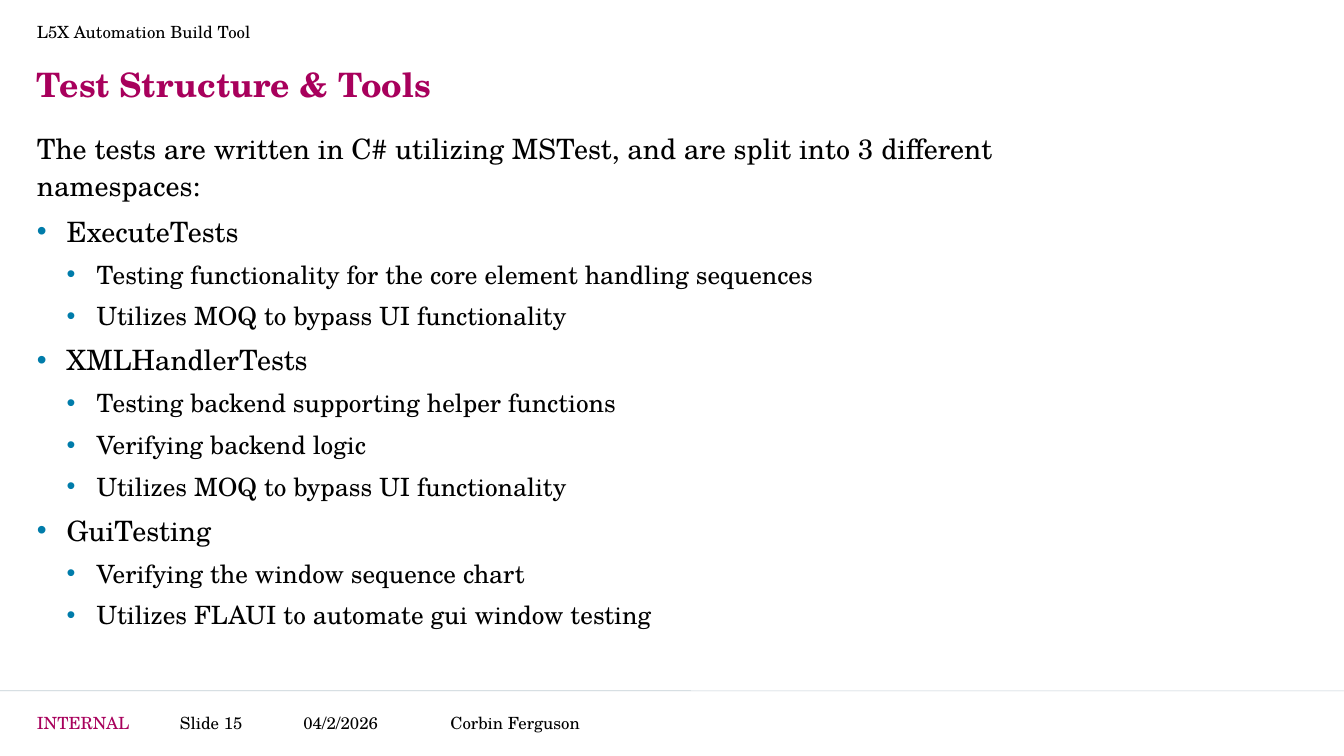
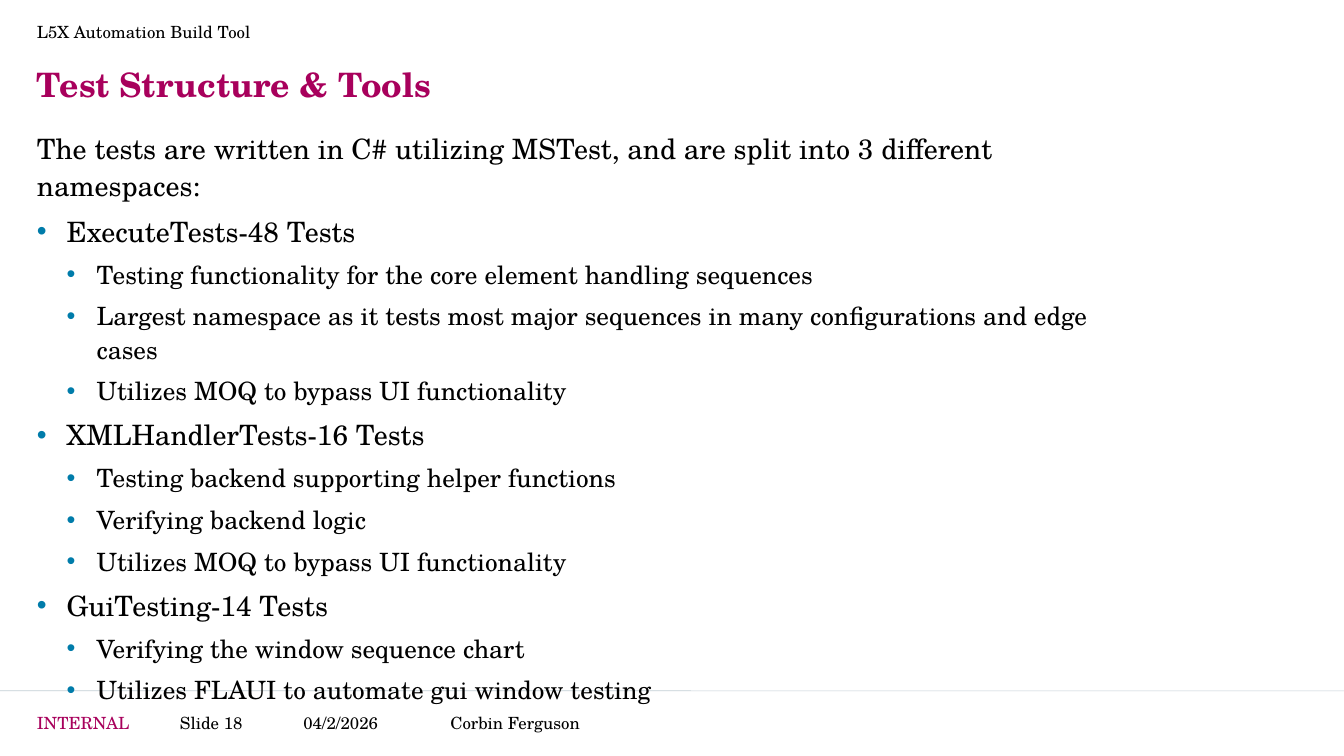
Before and after one commit to CorbinFerguson/ThesisBuildTool, a slide deck: slide 18 of Thesis Writing Documents/Project Development.pptx (slide 15 before the commit). Drawn at 1344x756 pixels with LibreOffice and Linux fonts; fonts in the diff are those of the drawing; background and template pictures are left out. Boxes give left, top, right and bottom in pixels: in the first picture for what was removed or moved away, otherwise in the second. Text is boxed around its words. In the diff, an @@ line names an element or a change of style, - is before the commit and + after.

```diff
--- a/Thesis Writing Documents/Project Development.pptx
+++ b/Thesis Writing Documents/Project Development.pptx
@@ text at [67,221,356,243]: text changed @@
-• ExecuteTests
+• ExecuteTests-48 Tests
@@ text at [97,306,1087,360]: paragraph added @@
+  • Largest namespace as it tests most major sequences in many configurations and edge cases
@@ text at [67,424,425,446]: text changed @@
-• XMLHandlerTests
+• XMLHandlerTests-16 Tests
@@ text at [67,595,328,622]: text changed @@
-• GuiTesting
+• GuiTesting-14 Tests
@@ page number at [180,716,243,730]: text changed @@
-Slide 15
+Slide 18
```
Also in this commit, not shown: 9 other slides changed, 5 slides added, 1 slide removed, 4 other files.
